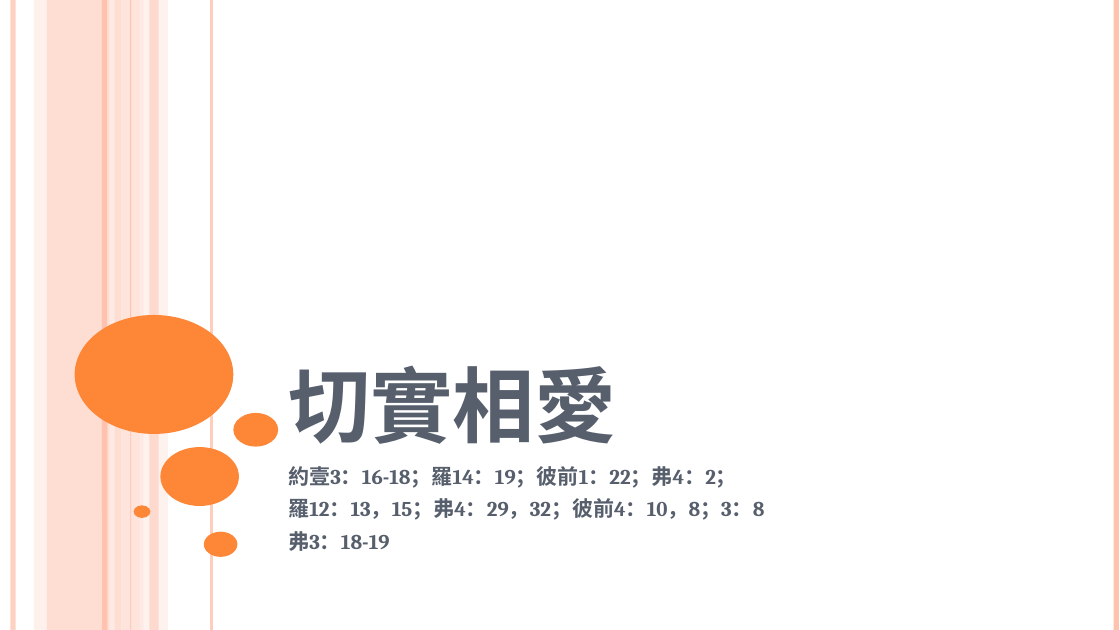
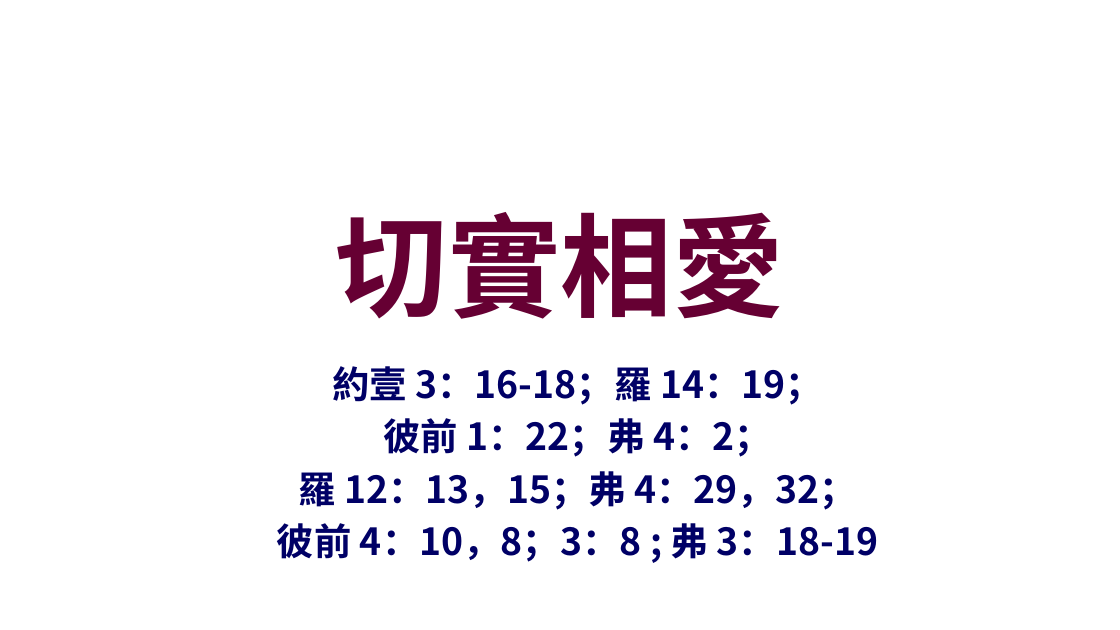
Before and after one commit to batisuoc/worship-resources, a slide deck: slide 1 of 77切實相愛.pptx. Drawn at 1120x630 pixels with LibreOffice and Linux fonts; fonts in the diff are those of the drawing; background and template pictures are left out. Boxes give left, top, right and bottom in pixels: in the first picture for what was removed or moved away, otherwise in the second. Text is boxed around its words. In the diff, an @@ line names an element or a change of style, - is before the commit and + after.

Commit message:
Update 77.

```diff
--- a/77切實相愛.pptx
+++ b/77切實相愛.pptx
@@ line removed from (13, 0) to (13, 630) @@
@@ rectangle removed at (34,0,46,630) @@
@@ rectangle removed at (47,0,122,630) @@
@@ line removed from (105, 0) to (105, 630) @@
@@ line removed from (112, 0) to (112, 630) @@
@@ rectangle removed at (121,0,144,630) @@
@@ line removed from (131, 0) to (131, 630) @@
@@ rectangle removed at (139,0,168,630) @@
@@ rectangle removed at (150,0,159,630) @@
@@ line removed from (212, 0) to (212, 630) @@
@@ line removed from (1117, 0) to (1117, 630) @@
@@ title "切實相愛": place and size @@
-title "切實相愛" at (288,365,617,444)
+title "切實相愛" at (336,212,784,319)
@@ title "切實相愛" at (336,212,784,319): size 88 to 96 pt, font Cambria to Noto Sans CJK SC, text colour #575F6D to #660033, small capitals off; alignment left to centre; vertical alignment bottom to middle @@
@@ ellipse removed at (75,315,234,434) @@
@@ subtitle at (277,366,878,562): text changed; size 18 to 32 pt; font Cambria to Noto Sans CJK SC; text colour #575F6D to #000066 @@
-約壹3：16-18；羅14：19；彼前1：22；弗4：2；
-羅12：13，15；弗4：29，32；彼前4：10，8；3：8
-弗3：18-19
+約壹 3：16-18；羅 14：19；
+彼前 1：22；弗 4：2；
+羅 12：13，15；弗 4：29，32；
+彼前 4：10，8；3：8 ; 弗 3：18-19
@@ ellipse removed at (234,413,278,447) @@
@@ ellipse removed at (160,447,239,506) @@
@@ ellipse removed at (134,506,150,518) @@
@@ ellipse removed at (204,532,238,557) @@
```
Also in this commit, not shown: 7 other slides changed, 1 slide removed.
